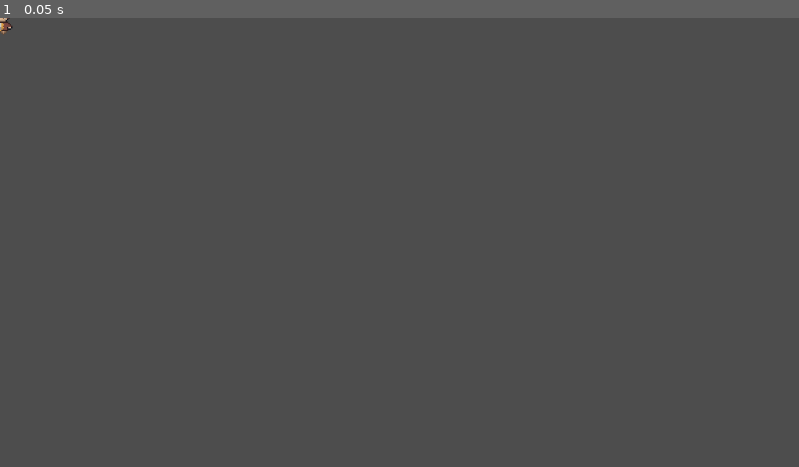
Above: before the commit, frame 1.
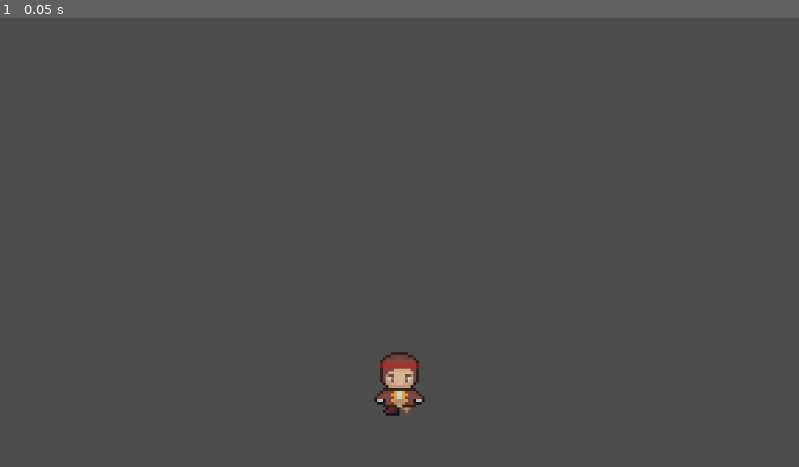
Above: after the commit, the same moment.

Repository: heinzarniaung/hopper_hacks_x_project
Game: Godot game, scene res://Scenes/player.tscn
Two runs of this game, one before a commit and one after it. Both use one fixed random seed, a clock stepped at 60 frames per second and the inputs below. This scene is started directly instead of the project's main scene.
Inputs:
- Up to frame 1 (0.05 s): no input

The runs differ from the first frame. In frame 1, 0.7% of the frame differs, in the area x 0-54%, y 0-89%.

Commit message:
Player Controller

Diff:
--- a/new-game-project/Art/ship.tres
+++ b/new-game-project/Art/ship.tres
@@ -46,11 +46,17 @@
 18:1/0 = 0
 19:1/0 = 0
 0:2/0 = 0
+0:2/0/physics_layer_0/polygon_0/points = PackedVector2Array(-16, -16, 16, -16, 16, 16, -16, 16)
 1:2/0 = 0
+1:2/0/physics_layer_0/polygon_0/points = PackedVector2Array(-16, -16, 16, -16, 16, 16, -16, 16)
 2:2/0 = 0
+2:2/0/physics_layer_0/polygon_0/points = PackedVector2Array(-16, -16, 16, -16, 16, 16, -16, 16)
 3:2/0 = 0
+3:2/0/physics_layer_0/polygon_0/points = PackedVector2Array(-16, -16, 16, -16, 16, 16, -16, 16)
 4:2/0 = 0
+4:2/0/physics_layer_0/polygon_0/points = PackedVector2Array(-16, -16, 16, -16, 16, 16, -16, 16)
 5:2/0 = 0
+5:2/0/physics_layer_0/polygon_0/points = PackedVector2Array(-16, -16, 16, -16, 16, 16, -16, 16)
 6:2/0 = 0
 7:2/0 = 0
 8:2/0 = 0
@@ -66,11 +72,17 @@
 18:2/0 = 0
 19:2/0 = 0
 0:3/0 = 0
+0:3/0/physics_layer_0/polygon_0/points = PackedVector2Array(-16, -16, 16, -16, 16, 16, -16, 16)
 1:3/0 = 0
+1:3/0/physics_layer_0/polygon_0/points = PackedVector2Array(-16, -16, 16, -16, 16, 16, -16, 16)
 2:3/0 = 0
+2:3/0/physics_layer_0/polygon_0/points = PackedVector2Array(-16, -16, 16, -16, 16, 16, -16, 16)
 3:3/0 = 0
+3:3/0/physics_layer_0/polygon_0/points = PackedVector2Array(-16, -16, 16, -16, 16, 16, -16, 16)
 4:3/0 = 0
+4:3/0/physics_layer_0/polygon_0/points = PackedVector2Array(-16, -16, 16, -16, 16, 16, -16, 16)
 5:3/0 = 0
+5:3/0/physics_layer_0/polygon_0/points = PackedVector2Array(-16, -16, 16, -16, 16, 16, -16, 16)
 6:3/0 = 0
 7:3/0 = 0
 8:3/0 = 0
@@ -207,11 +219,15 @@
 19:9/0 = 0
 0:10/0 = 0
 1:10/0 = 0
+1:10/0/physics_layer_0/polygon_0/points = PackedVector2Array(-16, -16, 16, -16, 16, 16, -16, 16)
 2:10/0 = 0
 3:10/0 = 0
+3:10/0/physics_layer_0/polygon_0/points = PackedVector2Array(-16, -16, 16, -16, 16, 16, -16, 16)
 4:10/0 = 0
+4:10/0/physics_layer_0/polygon_0/points = PackedVector2Array(-16, -16, 16, -16, 16, 16, -16, 16)
 5:10/0 = 0
 6:10/0 = 0
+6:10/0/physics_layer_0/polygon_0/points = PackedVector2Array(-16, -16, 16, -16, 16, 16, -16, 16)
 7:10/0 = 0
 8:10/0 = 0
 9:10/0 = 0
@@ -226,13 +242,21 @@
 18:10/0 = 0
 19:10/0 = 0
 0:11/0 = 0
+0:11/0/physics_layer_0/polygon_0/points = PackedVector2Array(-16, -16, 16, -16, 16, 16, -16, 16)
 1:11/0 = 0
+1:11/0/physics_layer_0/polygon_0/points = PackedVector2Array(-16, -16, 16, -16, 16, 16, -16, 16)
 2:11/0 = 0
+2:11/0/physics_layer_0/polygon_0/points = PackedVector2Array(-16, -16, 16, -16, 16, 16, -16, 16)
 3:11/0 = 0
+3:11/0/physics_layer_0/polygon_0/points = PackedVector2Array(-16, -16, 16, -16, 16, 16, -16, 16)
 4:11/0 = 0
+4:11/0/physics_layer_0/polygon_0/points = PackedVector2Array(-16, -16, 16, -16, 16, 16, -16, 16)
 5:11/0 = 0
+5:11/0/physics_layer_0/polygon_0/points = PackedVector2Array(-16, -16, 16, -16, 16, 16, -16, 16)
 6:11/0 = 0
+6:11/0/physics_layer_0/polygon_0/points = PackedVector2Array(-16, -16, 16, -16, 16, 16, -16, 16)
 7:11/0 = 0
+7:11/0/physics_layer_0/polygon_0/points = PackedVector2Array(-16, -16, 16, -16, 16, 16, -16, 16)
 8:11/0 = 0
 9:11/0 = 0
 10:11/0 = 0
@@ -246,13 +270,19 @@
 18:11/0 = 0
 19:11/0 = 0
 0:12/0 = 0
+0:12/0/physics_layer_0/polygon_0/points = PackedVector2Array(-16, -16, 16, -16, 16, 16, -16, 16)
 1:12/0 = 0
+1:12/0/physics_layer_0/polygon_0/points = PackedVector2Array(-16, -16, 16, -16, 16, 16, -16, 16)
 2:12/0 = 0
+2:12/0/physics_layer_0/polygon_0/points = PackedVector2Array(-16, -16, 16, -16, 16, 16, -16, 16)
 3:12/0 = 0
 4:12/0 = 0
 5:12/0 = 0
+5:12/0/physics_layer_0/polygon_0/points = PackedVector2Array(-16, -16, 16, -16, 16, 16, -16, 16)
 6:12/0 = 0
+6:12/0/physics_layer_0/polygon_0/points = PackedVector2Array(-16, -16, 16, -16, 16, 16, -16, 16)
 7:12/0 = 0
+7:12/0/physics_layer_0/polygon_0/points = PackedVector2Array(-16, -16, 16, -16, 16, 16, -16, 16)
 8:12/0 = 0
 9:12/0 = 0
 10:12/0 = 0
@@ -327,9 +357,13 @@
 39:2/0 = 0
 20:3/0 = 0
 21:3/0 = 0
+21:3/0/physics_layer_0/polygon_0/points = PackedVector2Array(-16, -16, 16, -16, 16, 16, -16, 16)
 22:3/0 = 0
+22:3/0/physics_layer_0/polygon_0/points = PackedVector2Array(-16, -16, 16, -16, 16, 16, -16, 16)
 23:3/0 = 0
+23:3/0/physics_layer_0/polygon_0/points = PackedVector2Array(-16, -16, 16, -16, 16, 16, -16, 16)
 24:3/0 = 0
+24:3/0/physics_layer_0/polygon_0/points = PackedVector2Array(-16, -16, 16, -16, 16, 16, -16, 16)
 25:3/0 = 0
 26:3/0 = 0
 27:3/0 = 0
@@ -347,9 +381,13 @@
 39:3/0 = 0
 20:4/0 = 0
 21:4/0 = 0
+21:4/0/physics_layer_0/polygon_0/points = PackedVector2Array(-16, -16, 16, -16, 16, 16, -16, 16)
 22:4/0 = 0
+22:4/0/physics_layer_0/polygon_0/points = PackedVector2Array(-16, -16, 16, -16, 16, 16, -16, 16)
 23:4/0 = 0
+23:4/0/physics_layer_0/polygon_0/points = PackedVector2Array(-16, -16, 16, -16, 16, 16, -16, 16)
 24:4/0 = 0
+24:4/0/physics_layer_0/polygon_0/points = PackedVector2Array(-16, -16, 16, -16, 16, 16, -16, 16)
 25:4/0 = 0
 26:4/0 = 0
 27:4/0 = 0
@@ -526,13 +564,17 @@
 38:12/0 = 0
 39:12/0 = 0
 0:13/0 = 0
+0:13/0/physics_layer_0/polygon_0/points = PackedVector2Array(-16, -16, 16, -16, 16, 16, -16, 16)
 1:13/0 = 0
+1:13/0/physics_layer_0/polygon_0/points = PackedVector2Array(-16, -16, 16, -16, 16, 16, -16, 16)
 2:13/0 = 0
 3:13/0 = 0
 4:13/0 = 0
 5:13/0 = 0
 6:13/0 = 0
+6:13/0/physics_layer_0/polygon_0/points = PackedVector2Array(-16, -16, 16, -16, 16, 16, -16, 16)
 7:13/0 = 0
+7:13/0/physics_layer_0/polygon_0/points = PackedVector2Array(-16, -16, 16, -16, 16, 16, -16, 16)
 8:13/0 = 0
 9:13/0 = 0
 10:13/0 = 0
@@ -806,13 +848,21 @@
 38:19/0 = 0
 39:19/0 = 0
 0:20/0 = 0
+0:20/0/physics_layer_0/polygon_0/points = PackedVector2Array(-16, -16, 16, -16, 16, 16, -16, 16)
 1:20/0 = 0
+1:20/0/physics_layer_0/polygon_0/points = PackedVector2Array(-16, -16, 16, -16, 16, 16, -16, 16)
 2:20/0 = 0
+2:20/0/physics_layer_0/polygon_0/points = PackedVector2Array(-16, -16, 16, -16, 16, 16, -16, 16)
 3:20/0 = 0
+3:20/0/physics_layer_0/polygon_0/points = PackedVector2Array(-16, -16, 16, -16, 16, 16, -16, 16)
 4:20/0 = 0
+4:20/0/physics_layer_0/polygon_0/points = PackedVector2Array(-16, -16, 16, -16, 16, 16, -16, 16)
 5:20/0 = 0
+5:20/0/physics_layer_0/polygon_0/points = PackedVector2Array(-16, -16, 16, -16, 16, 16, -16, 16)
 6:20/0 = 0
+6:20/0/physics_layer_0/polygon_0/points = PackedVector2Array(-16, -16, 16, -16, 16, 16, -16, 16)
 7:20/0 = 0
+7:20/0/physics_layer_0/polygon_0/points = PackedVector2Array(-16, -16, 16, -16, 16, 16, -16, 16)
 8:20/0 = 0
 9:20/0 = 0
 10:20/0 = 0
@@ -846,13 +896,21 @@
 38:20/0 = 0
 39:20/0 = 0
 0:21/0 = 0
+0:21/0/physics_layer_0/polygon_0/points = PackedVector2Array(-16, -16, 16, -16, 16, 16, -16, 16)
 1:21/0 = 0
+1:21/0/physics_layer_0/polygon_0/points = PackedVector2Array(-16, -16, 16, -16, 16, 16, -16, 16)
 2:21/0 = 0
+2:21/0/physics_layer_0/polygon_0/points = PackedVector2Array(-16, -16, 16, -16, 16, 16, -16, 16)
 3:21/0 = 0
+3:21/0/physics_layer_0/polygon_0/points = PackedVector2Array(-16, -16, 16, -16, 16, 16, -16, 16)
 4:21/0 = 0
+4:21/0/physics_layer_0/polygon_0/points = PackedVector2Array(-16, -16, 16, -16, 16, 16, -16, 16)
 5:21/0 = 0
+5:21/0/physics_layer_0/polygon_0/points = PackedVector2Array(-16, -16, 16, -16, 16, 16, -16, 16)
 6:21/0 = 0
+6:21/0/physics_layer_0/polygon_0/points = PackedVector2Array(-16, -16, 16, -16, 16, 16, -16, 16)
 7:21/0 = 0
+7:21/0/physics_layer_0/polygon_0/points = PackedVector2Array(-16, -16, 16, -16, 16, 16, -16, 16)
 8:21/0 = 0
 9:21/0 = 0
 10:21/0 = 0
@@ -892,7 +950,9 @@
 4:22/0 = 0
 5:22/0 = 0
 6:22/0 = 0
+6:22/0/physics_layer_0/polygon_0/points = PackedVector2Array(-16, -16, 16, -16, 16, 16, -16, 16)
 7:22/0 = 0
+7:22/0/physics_layer_0/polygon_0/points = PackedVector2Array(-16, -16, 16, -16, 16, 16, -16, 16)
 8:22/0 = 0
 9:22/0 = 0
 10:22/0 = 0
@@ -933,6 +993,7 @@
 5:23/0 = 0
 6:23/0 = 0
 7:23/0 = 0
+7:23/0/physics_layer_0/polygon_0/points = PackedVector2Array(-16, -16, 16, -16, 16, 16, -16, 16)
 8:23/0 = 0
 9:23/0 = 0
 10:23/0 = 0
@@ -4168,4 +4229,5 @@
 
 [resource]
 tile_size = Vector2i(32, 32)
+physics_layer_0/collision_layer = 1
 sources/3 = SubResource("TileSetAtlasSource_ub8ol")
--- a/new-game-project/Scenes/player.tscn
+++ b/new-game-project/Scenes/player.tscn
@@ -45,9 +45,8 @@
 "speed": 5.0
 }]
 
-[node name="Player" type="Area2D" node_paths=PackedStringArray("animatedSprite")]
+[node name="Player" type="Area2D"]
 script = ExtResource("1_33bar")
-animatedSprite = NodePath("PirateSprite")
 
 [node name="CollisionShape2D" type="CollisionShape2D" parent="."]
 shape = SubResource("RectangleShape2D_l7tqi")
@@ -56,3 +55,7 @@
 scale = Vector2(0.1, 0.1)
 sprite_frames = SubResource("SpriteFrames_5yl7u")
 animation = &"idle"
+
+[node name="Camera2D" type="Camera2D" parent="."]
+offset = Vector2(0, -100)
+zoom = Vector2(2, 2)
--- a/new-game-project/Scripts/player.gd
+++ b/new-game-project/Scripts/player.gd
@@ -1,26 +1,31 @@
-extends Node
+extends CharacterBody2D  # Changed from Node to CharacterBody2D
 
 @export var animatedSprite: AnimatedSprite2D
+var speed = 400
+var gravity = 400
 var ang = 0
-var ang_velocity = 0.0 # measured in degrees per second
-var ang_accel = 0.0 # measured in degrees per second per second
-# Called when the node enters the scene tree for the first time.
-func _ready() -> void:
-	pass # Replace with function body.
+var ang_velocity = 0.0  # Measured in degrees per second
+var ang_accel = 0.0  # Measured in degrees per second per second
 
-
-# Called every frame. 'delta' is the elapsed time since the previous frame.
 func _process(delta: float) -> void:
-	# apply physics vectors
+	# Apply rotation physics
 	ang += ang_velocity * delta
 	ang_velocity += ang_accel * delta
-	if(ang_velocity < 0):
+
+	# Get accelerometer input for movement
+	velocity.x = Input.get_accelerometer().normalized().x * speed
+
+	# Play animation based on angular velocity
+	if ang_velocity < 0:
 		animatedSprite.play("tilt_left")
-	elif(ang_velocity > 0):
+	elif ang_velocity > 0:
 		animatedSprite.play("tilt_right")
 	else:
 		animatedSprite.play("idle")
-	pass
 
-func set_accel(change_accel : float) -> void:
+func set_accel(change_accel: float) -> void:
 	ang_accel += change_accel
+
+func _physics_process(delta):
+	velocity.y += gravity * delta
+	move_and_slide()
